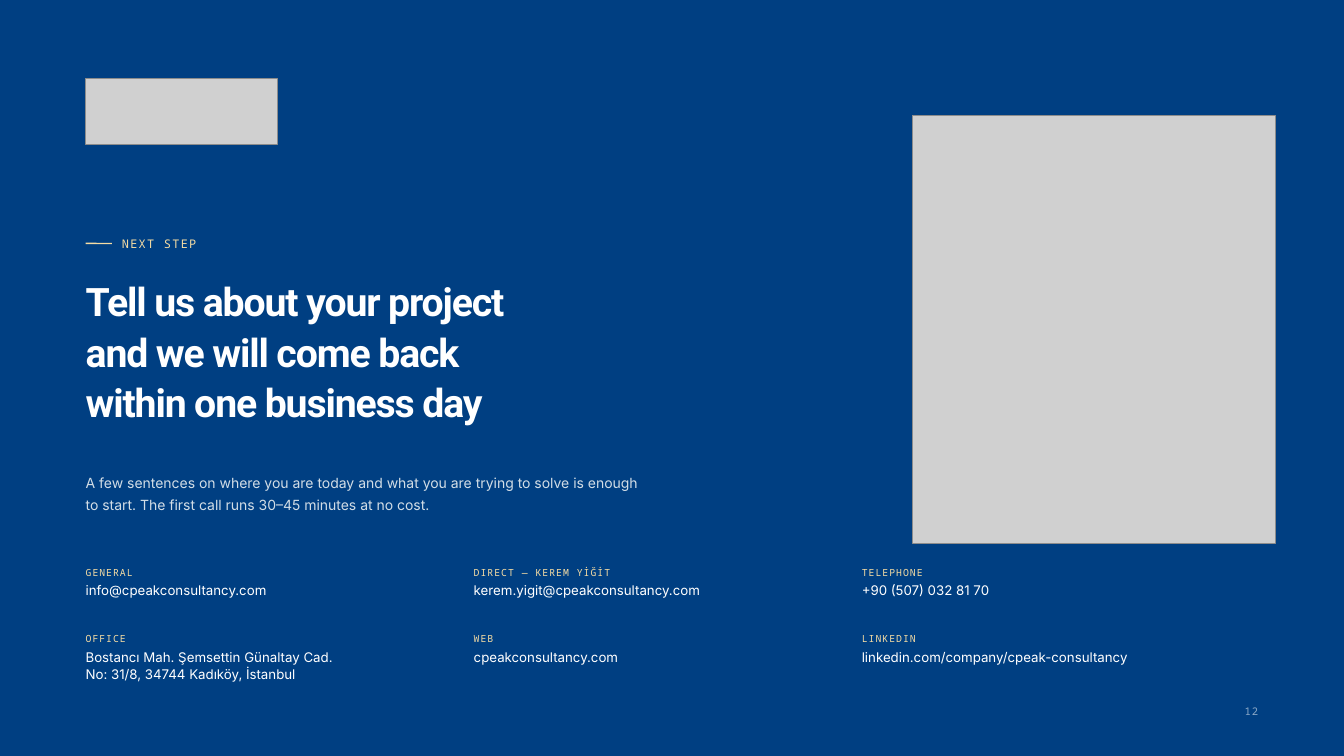
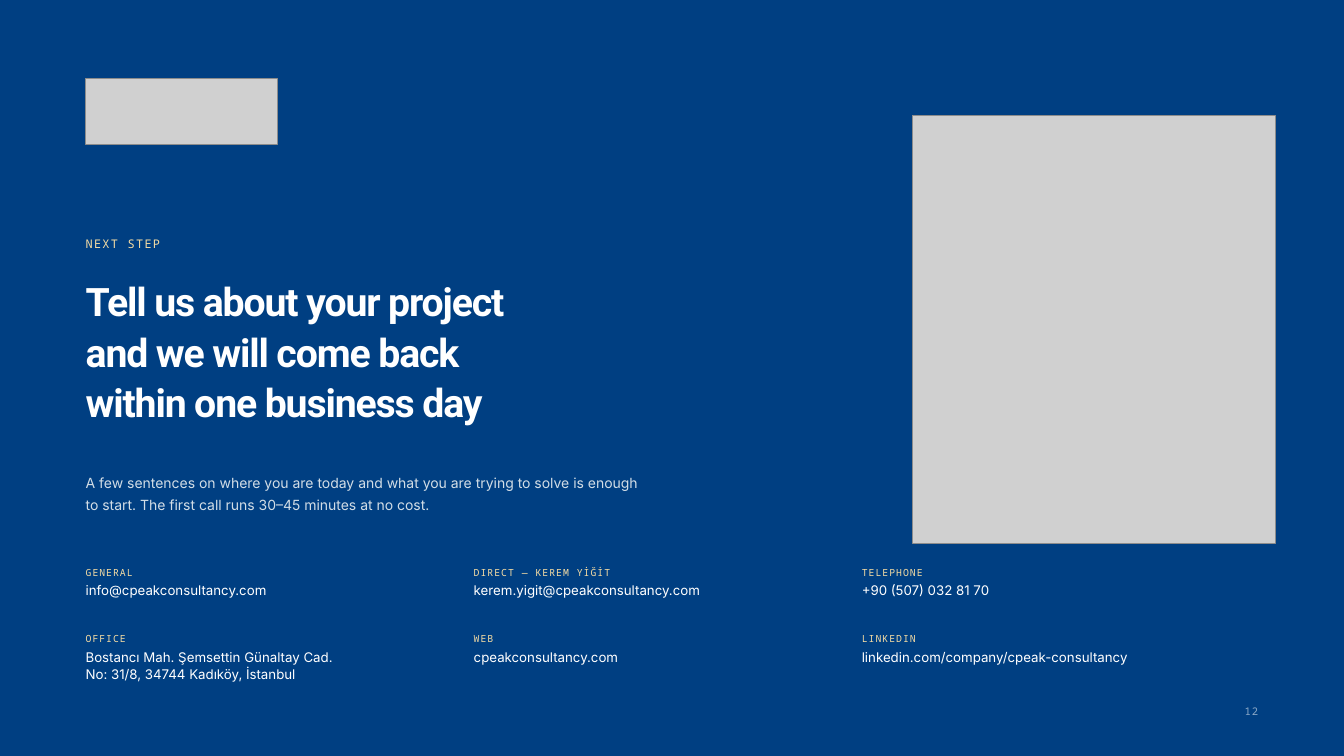
Before and after one commit to narinygt/Default, a slide deck: slide 12 of sunum/CPeak-Consultancy-Company-Overview.pptx. Drawn at 1344x756 pixels with LibreOffice and Linux fonts; fonts in the diff are those of the drawing; grey boxes stand for pictures. Boxes give left, top, right and bottom in pixels: in the first picture for what was removed or moved away, otherwise in the second. Text is boxed around its words. In the diff, an @@ line names an element or a change of style, - is before the commit and + after.

```diff
--- a/sunum/CPeak-Consultancy-Company-Overview.pptx
+++ b/sunum/CPeak-Consultancy-Company-Overview.pptx
@@ text "NEXT STEP": place and size @@
-text "NEXT STEP" at [122, 239, 196, 248]
+text "NEXT STEP" at [86, 239, 160, 248]
@@ line removed from (86, 244) to (112, 244) @@
```
Also in this commit, not shown: 11 other slides changed, 6 other files.
